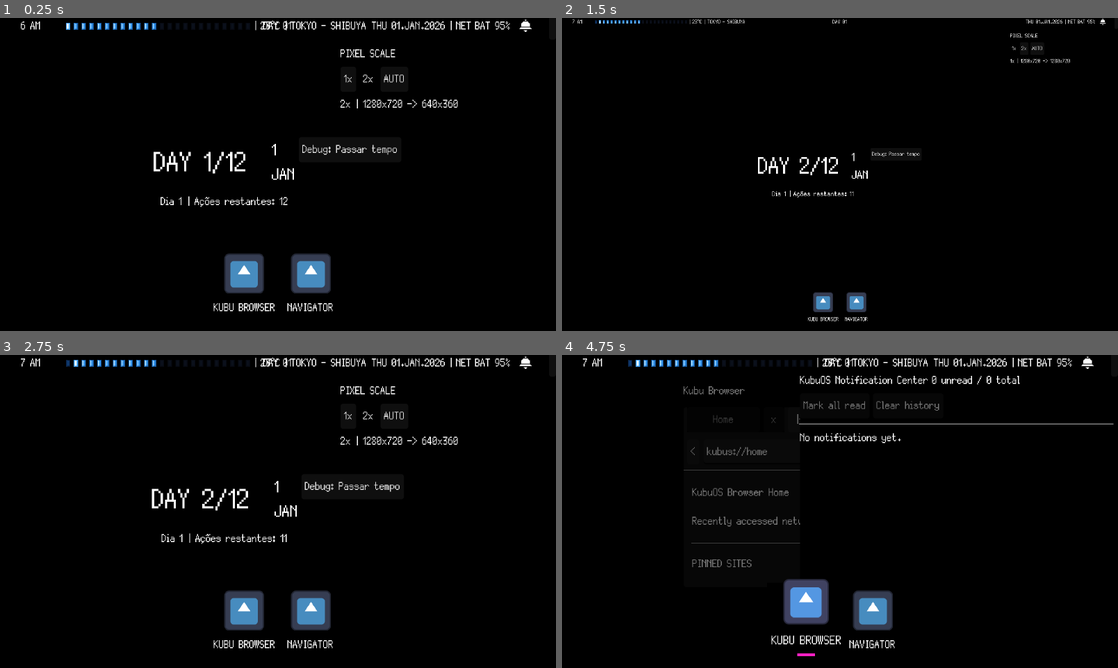
Above: before the commit, frames 1-4 (two rows, left to right).
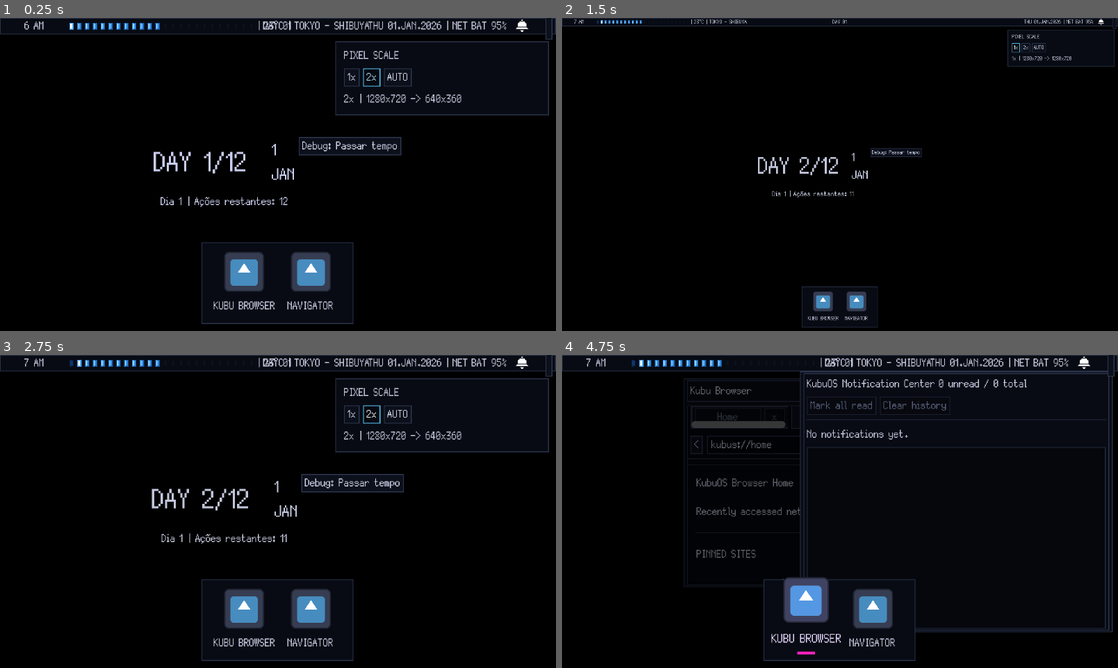
Above: after the commit, the same moments.

Repository: GYU-GAZE/NULL-NETWORK
Game: Godot game, scene res://core/main.tscn
Two runs of this game, one before a commit and one after it. Both use one fixed random seed, a clock stepped at 60 frames per second and the inputs below. The engine's default icon, where the game draws it, is replaced by a stand-in: a white triangle on a blue panel in a dark square.
Inputs (mouse positions are in pixels of both pictures, inside the frame that each line leads up to; where the layout moved, square brackets give the same spot in the first picture):
- Up to frame 1 (0.25 s): no input
- Up to frame 2 (1.5 s): click "Debug: Passar tempo" at 0.5 s; click "1x" at 1.25 s
- Up to frame 3 (2.75 s): click "2x" at 2 s
- Up to frame 4 (4.75 s): click "AUTO" at 2.75 s; click (1084, 361) [1090, 361] at 3.5 s; click (806, 611) at 4.27 s

The runs differ from the first frame. In frame 1, 5.5% of the frame differs, in the area x 0-100%, y 0-98%; in frame 2, 1.9%; in frame 3, 5.6%; in frame 4, 9.4%.

Commit message:
style: establish cyber-pixel KubuOS theme

Diff:
--- a/data/assets/themes/kubuOS.tres
+++ b/data/assets/themes/kubuOS.tres
@@ -2,11 +2,184 @@
 
 [ext_resource type="FontVariation" uid="uid://dbfkky14b821p" path="res://data/assets/fonts/silver_ui_font.tres" id="1_h7hsa"]
 
-[sub_resource type="StyleBoxFlat" id="StyleBoxFlat_gm8xv"]
-bg_color = Color(0, 0, 0, 1)
+[sub_resource type="StyleBoxFlat" id="StyleBox_panel"]
+bg_color = Color(0.0196078, 0.027451, 0.0509804, 1)
+border_width_left = 1
+border_width_top = 1
+border_width_right = 1
+border_width_bottom = 1
+border_color = Color(0.133333, 0.164706, 0.243137, 1)
+
+[sub_resource type="StyleBoxFlat" id="StyleBox_panel_container"]
+bg_color = Color(0.0313725, 0.0431373, 0.0745098, 1)
+border_width_left = 1
+border_width_top = 1
+border_width_right = 1
+border_width_bottom = 1
+border_color = Color(0.164706, 0.2, 0.294118, 1)
+content_margin_left = 4.0
+content_margin_top = 2.0
+content_margin_right = 4.0
+content_margin_bottom = 2.0
+
+[sub_resource type="StyleBoxFlat" id="StyleBox_button_normal"]
+bg_color = Color(0.0470588, 0.0627451, 0.105882, 1)
+border_width_left = 1
+border_width_top = 1
+border_width_right = 1
+border_width_bottom = 1
+border_color = Color(0.180392, 0.215686, 0.313726, 1)
+content_margin_left = 4.0
+content_margin_top = 0.0
+content_margin_right = 4.0
+content_margin_bottom = 0.0
+
+[sub_resource type="StyleBoxFlat" id="StyleBox_button_hover"]
+bg_color = Color(0.0745098, 0.101961, 0.168627, 1)
+border_width_left = 1
+border_width_top = 1
+border_width_right = 1
+border_width_bottom = 1
+border_color = Color(0.517647, 0.411765, 0.941176, 1)
+content_margin_left = 4.0
+content_margin_top = 0.0
+content_margin_right = 4.0
+content_margin_bottom = 0.0
+
+[sub_resource type="StyleBoxFlat" id="StyleBox_button_pressed"]
+bg_color = Color(0.0235294, 0.0352941, 0.0627451, 1)
+border_width_left = 1
+border_width_top = 1
+border_width_right = 1
+border_width_bottom = 1
+border_color = Color(0.352941, 0.788235, 1, 1)
+content_margin_left = 4.0
+content_margin_top = 0.0
+content_margin_right = 4.0
+content_margin_bottom = 0.0
+
+[sub_resource type="StyleBoxFlat" id="StyleBox_button_disabled"]
+bg_color = Color(0.027451, 0.0352941, 0.0588235, 1)
+border_width_left = 1
+border_width_top = 1
+border_width_right = 1
+border_width_bottom = 1
+border_color = Color(0.105882, 0.12549, 0.184314, 1)
+content_margin_left = 4.0
+content_margin_top = 0.0
+content_margin_right = 4.0
+content_margin_bottom = 0.0
+
+[sub_resource type="StyleBoxFlat" id="StyleBox_focus"]
+bg_color = Color(0, 0, 0, 0)
+border_width_left = 1
+border_width_top = 1
+border_width_right = 1
+border_width_bottom = 1
+border_color = Color(0.576471, 0.407843, 1, 1)
+
+[sub_resource type="StyleBoxFlat" id="StyleBox_line_edit_normal"]
+bg_color = Color(0.0117647, 0.0196078, 0.0352941, 1)
+border_width_left = 1
+border_width_top = 1
+border_width_right = 1
+border_width_bottom = 1
+border_color = Color(0.141176, 0.176471, 0.270588, 1)
+content_margin_left = 5.0
+content_margin_top = 0.0
+content_margin_right = 5.0
+content_margin_bottom = 0.0
+
+[sub_resource type="StyleBoxFlat" id="StyleBox_line_edit_focus"]
+bg_color = Color(0.0156863, 0.0235294, 0.0431373, 1)
+border_width_left = 1
+border_width_top = 1
+border_width_right = 1
+border_width_bottom = 1
+border_color = Color(0.494118, 0.376471, 0.92549, 1)
+content_margin_left = 5.0
+content_margin_top = 0.0
+content_margin_right = 5.0
+content_margin_bottom = 0.0
+
+[sub_resource type="StyleBoxFlat" id="StyleBox_line_edit_read_only"]
+bg_color = Color(0.0196078, 0.027451, 0.0470588, 1)
+border_width_left = 1
+border_width_top = 1
+border_width_right = 1
+border_width_bottom = 1
+border_color = Color(0.0901961, 0.109804, 0.164706, 1)
+content_margin_left = 5.0
+content_margin_top = 0.0
+content_margin_right = 5.0
+content_margin_bottom = 0.0
+
+[sub_resource type="StyleBoxLine" id="StyleBox_h_separator"]
+color = Color(0.137255, 0.164706, 0.239216, 1)
+thickness = 1
+
+[sub_resource type="StyleBoxLine" id="StyleBox_v_separator"]
+color = Color(0.137255, 0.164706, 0.239216, 1)
+thickness = 1
+vertical = true
+
+[sub_resource type="StyleBoxFlat" id="StyleBox_progress_background"]
+bg_color = Color(0.0156863, 0.0235294, 0.0392157, 1)
+border_width_left = 1
+border_width_top = 1
+border_width_right = 1
+border_width_bottom = 1
+border_color = Color(0.137255, 0.164706, 0.239216, 1)
+
+[sub_resource type="StyleBoxFlat" id="StyleBox_progress_fill"]
+bg_color = Color(0.388235, 0.294118, 0.74902, 1)
+
+[sub_resource type="StyleBoxFlat" id="StyleBox_tooltip"]
+bg_color = Color(0.0431373, 0.0588235, 0.0980392, 1)
+border_width_left = 1
+border_width_top = 1
+border_width_right = 1
+border_width_bottom = 1
+border_color = Color(0.576471, 0.407843, 1, 1)
+content_margin_left = 5.0
+content_margin_top = 2.0
+content_margin_right = 5.0
+content_margin_bottom = 2.0
 
 [resource]
 default_base_scale = 1.0
 default_font = ExtResource("1_h7hsa")
 default_font_size = 19
-PanelContainer/styles/panel = SubResource("StyleBoxFlat_gm8xv")
+Button/colors/font_color = Color(0.807843, 0.823529, 0.901961, 1)
+Button/colors/font_disabled_color = Color(0.337255, 0.368627, 0.466667, 1)
+Button/colors/font_focus_color = Color(0.92549, 0.901961, 1, 1)
+Button/colors/font_hover_color = Color(0.952941, 0.941176, 1, 1)
+Button/colors/font_pressed_color = Color(0.690196, 0.87451, 1, 1)
+Button/constants/h_separation = 2
+Button/styles/disabled = SubResource("StyleBox_button_disabled")
+Button/styles/focus = SubResource("StyleBox_focus")
+Button/styles/hover = SubResource("StyleBox_button_hover")
+Button/styles/normal = SubResource("StyleBox_button_normal")
+Button/styles/pressed = SubResource("StyleBox_button_pressed")
+HSeparator/styles/separator = SubResource("StyleBox_h_separator")
+Label/colors/font_color = Color(0.760784, 0.776471, 0.858824, 1)
+LineEdit/colors/caret_color = Color(0.576471, 0.407843, 1, 1)
+LineEdit/colors/font_color = Color(0.827451, 0.839216, 0.917647, 1)
+LineEdit/colors/font_placeholder_color = Color(0.352941, 0.388235, 0.505882, 1)
+LineEdit/colors/font_uneditable_color = Color(0.403922, 0.431373, 0.533333, 1)
+LineEdit/colors/selection_color = Color(0.286275, 0.223529, 0.545098, 1)
+LineEdit/styles/focus = SubResource("StyleBox_line_edit_focus")
+LineEdit/styles/normal = SubResource("StyleBox_line_edit_normal")
+LineEdit/styles/read_only = SubResource("StyleBox_line_edit_read_only")
+LinkButton/colors/font_color = Color(0.403922, 0.752941, 0.941176, 1)
+LinkButton/colors/font_hover_color = Color(0.65098, 0.498039, 1, 1)
+LinkButton/colors/font_pressed_color = Color(0.788235, 0.713726, 1, 1)
+Panel/styles/panel = SubResource("StyleBox_panel")
+PanelContainer/styles/panel = SubResource("StyleBox_panel_container")
+ProgressBar/styles/background = SubResource("StyleBox_progress_background")
+ProgressBar/styles/fill = SubResource("StyleBox_progress_fill")
+RichTextLabel/colors/default_color = Color(0.760784, 0.776471, 0.858824, 1)
+ScrollContainer/styles/panel = SubResource("StyleBox_panel")
+TooltipLabel/colors/font_color = Color(0.92549, 0.901961, 1, 1)
+TooltipPanel/styles/panel = SubResource("StyleBox_tooltip")
+VSeparator/styles/separator = SubResource("StyleBox_v_separator")
